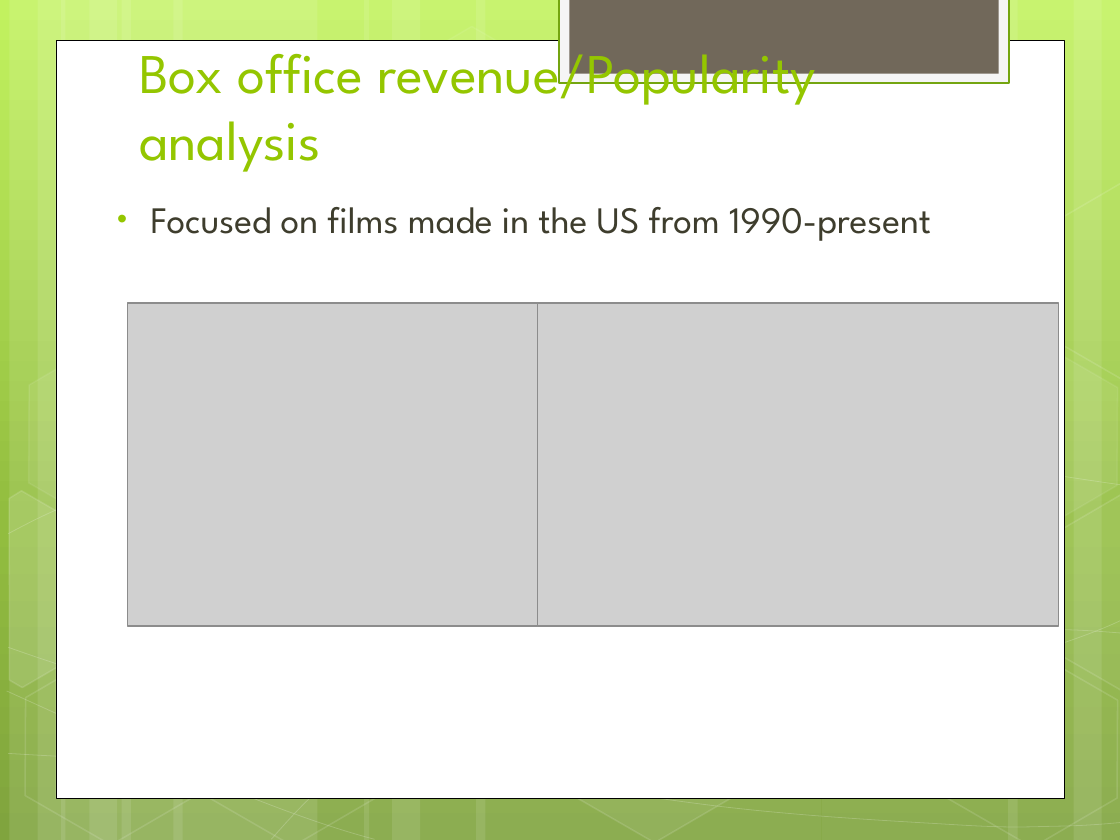
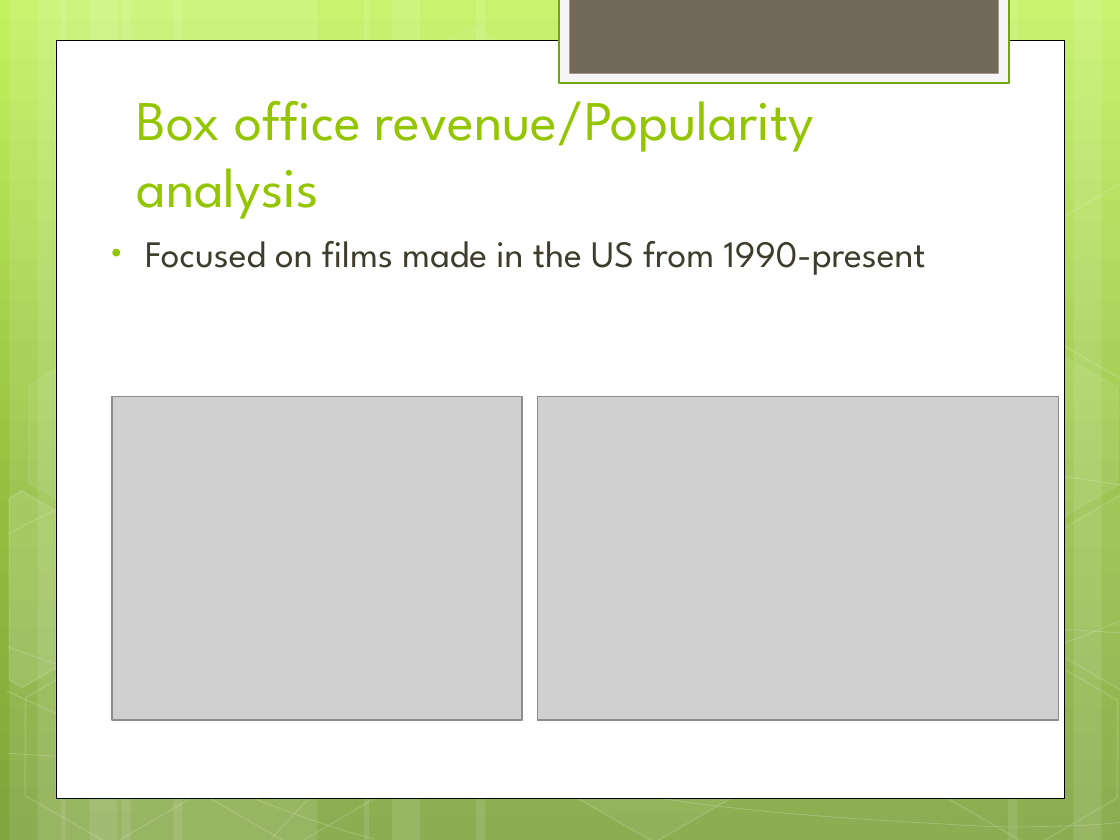
Before and after one commit to manav95/Data-Science-Intensive, a slide deck: slide 14 of FinalSubmission/BechdelPresentation.pptx. Drawn at 1120x840 pixels with LibreOffice and Linux fonts; fonts in the diff are those of the drawing; grey boxes stand for pictures. Boxes give left, top, right and bottom in pixels: in the first picture for what was removed or moved away, otherwise in the second. Text is boxed around its words. In the diff, an @@ line names an element or a change of style, - is before the commit and + after.

```diff
--- a/FinalSubmission/BechdelPresentation.pptx
+++ b/FinalSubmission/BechdelPresentation.pptx
@@ title "Box office revenue/Popularity analysis" rewrapped from box(139, 37, 816, 172) to box(137, 100, 814, 219) @@
@@ text "Focused on films made in ...": place and size @@
-text "Focused on films made in ..." at box(151, 207, 931, 241)
+text "Focused on films made in ..." at box(145, 241, 926, 275)
@@ picture: place and size @@
-picture at box(128, 302, 538, 626)
+picture at box(112, 396, 522, 720)
@@ picture: place and size @@
-picture at box(538, 302, 1058, 626)
+picture at box(538, 396, 1058, 720)
```
Also in this commit, not shown: 4 other slides changed, 1 other file.
